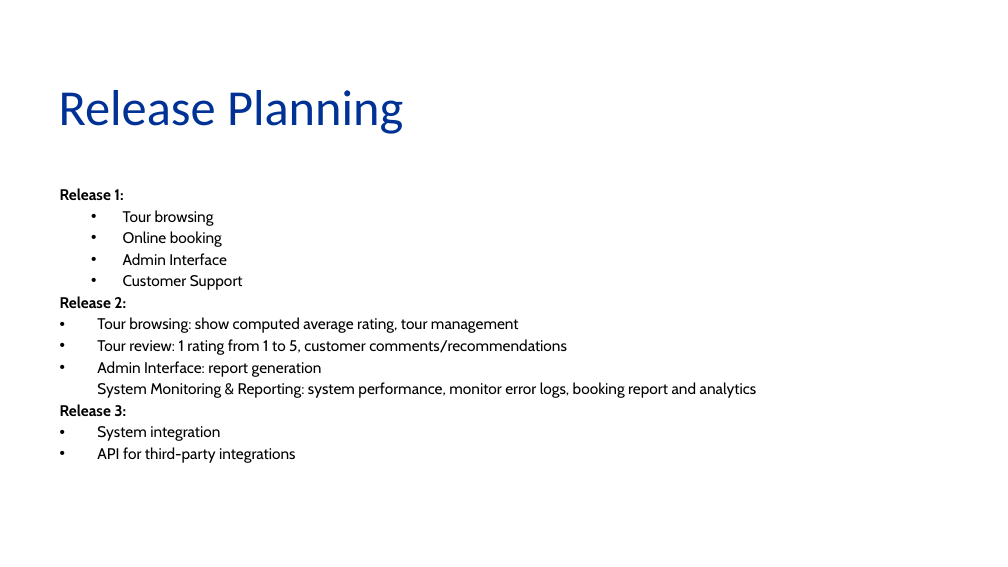
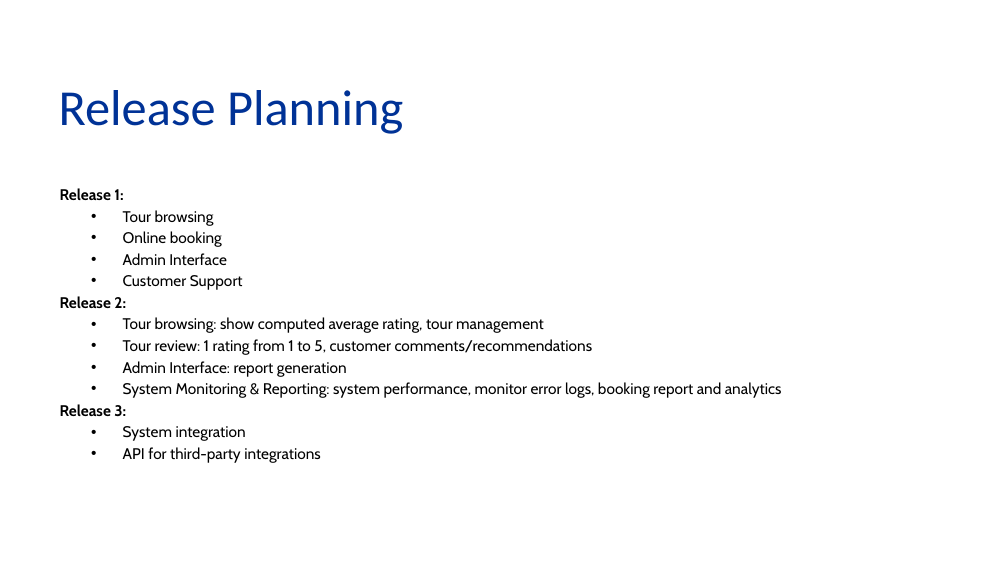
Before and after one commit to aamtayag/mse800-assessment2, a slide deck: slide 16 of docs/mse800_assess2.pptx. Drawn at 1008x567 pixels with LibreOffice and Linux fonts; fonts in the diff are those of the drawing; background and template pictures are left out. Boxes give left, top, right and bottom in pixels: in the first picture for what was removed or moved away, otherwise in the second. Text is boxed around its words. In the diff, an @@ line names an element or a change of style, - is before the commit and + after.

```diff
--- a/docs/mse800_assess2.pptx
+++ b/docs/mse800_assess2.pptx
@@ text at <box>123,317,782,463</box>: list level 1 to 2 in "Tour browsing: show computed average ..."; list level 1 to 2 in "Tour review: 1 rating from ..."; list level 1 to 2 in "Admin Interface: report generation"; bullet none to •; list level 1 to 2 in "System Monitoring & Reporting: system ..."; list level 1 to 2 in "System integration"; list level 1 to 2 in "API for third-party integrations" @@
```
Also in this commit, not shown: 2 other slides changed.
